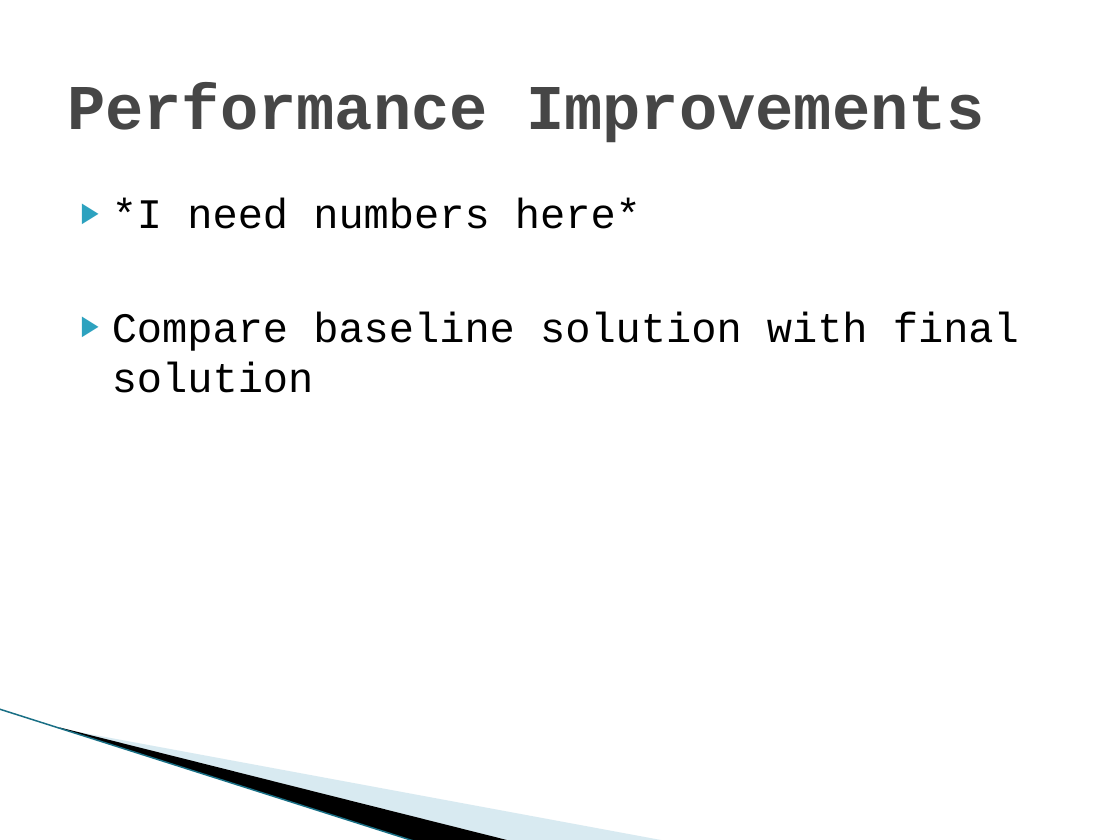
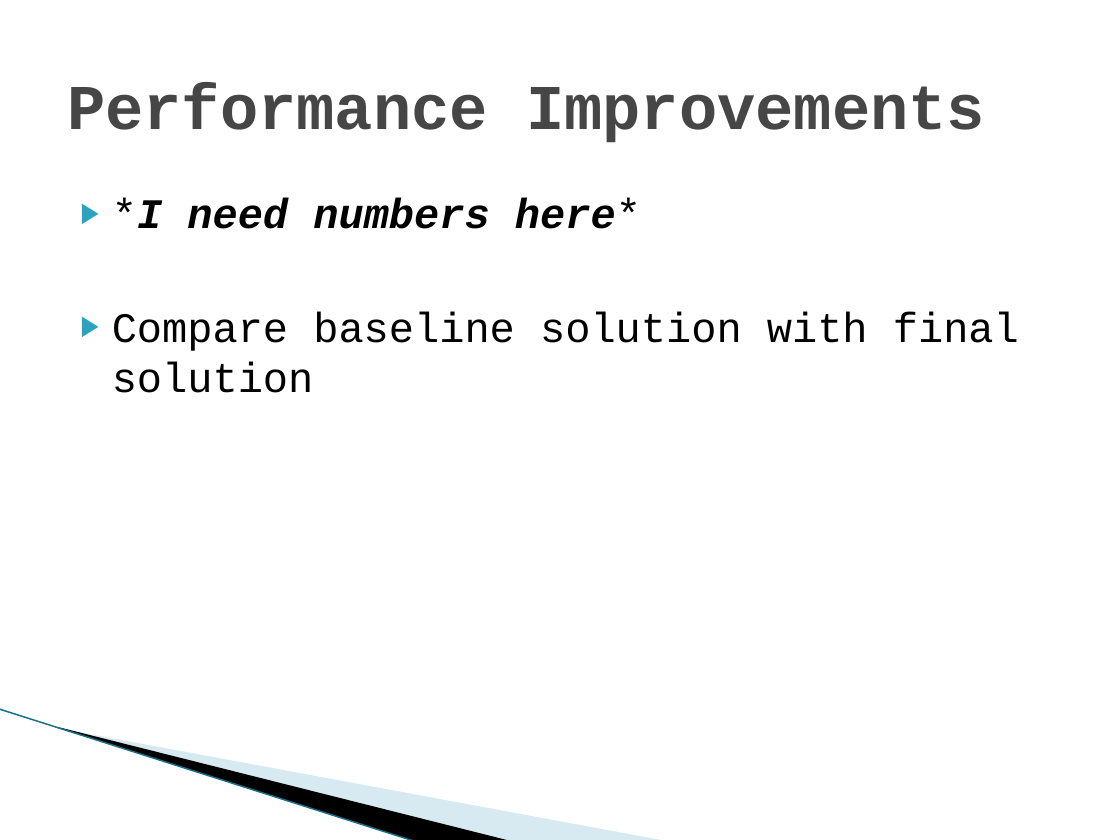
Before and after one commit to nz-Mark-Y/Object-Detection-SoC, a slide deck: slide 11 of documentation/Phase 3.pptx. Drawn at 1120x840 pixels with LibreOffice and Linux fonts; fonts in the diff are those of the drawing; background and template pictures are left out. Boxes give left, top, right and bottom in pixels: in the first picture for what was removed or moved away, otherwise in the second. Text is boxed around its words. In the diff, an @@ line names an element or a change of style, - is before the commit and + after.

```diff
--- a/documentation/Phase 3.pptx
+++ b/documentation/Phase 3.pptx
@@ text at [112,198,641,229]: bold on, italic on in "*I need numbers here*" @@
```
Also in this commit, not shown: 5 other slides changed.
